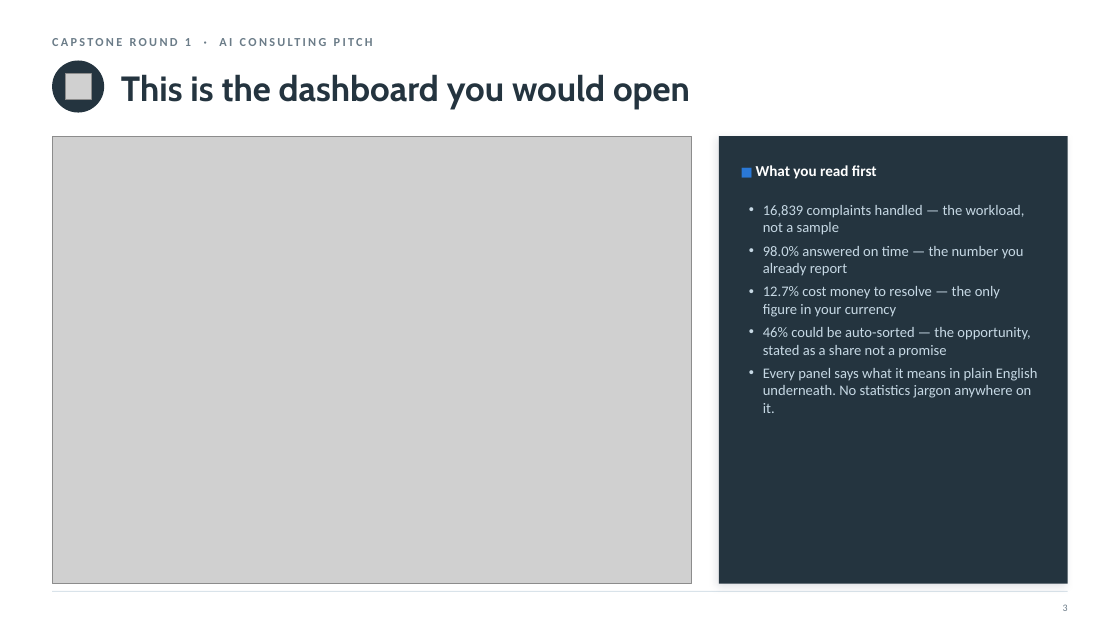
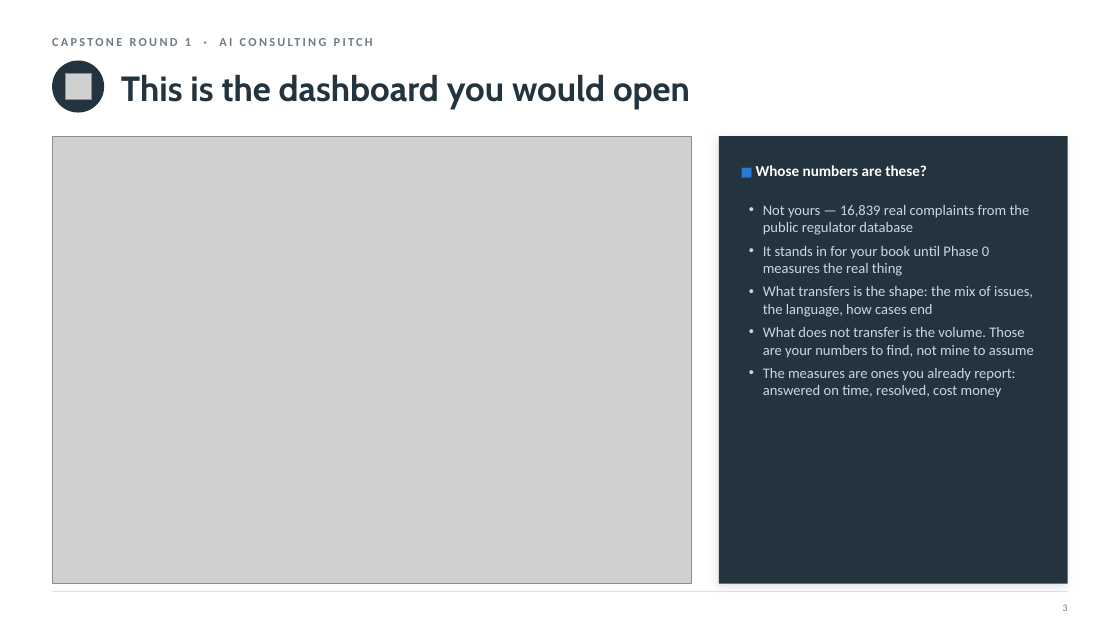
Before and after one commit to nyelugo/PROJECT-Capstone-AI-Consulting, a slide deck: slide 4 of presentation/round1_pitch.pptx. Drawn at 1120x630 pixels with LibreOffice and Linux fonts; fonts in the diff are those of the drawing; grey boxes stand for pictures. Boxes give left, top, right and bottom in pixels: in the first picture for what was removed or moved away, otherwise in the second. Text is boxed around its words. In the diff, an @@ line names an element or a change of style, - is before the commit and + after.

```diff
--- a/presentation/round1_pitch.pptx
+++ b/presentation/round1_pitch.pptx
@@ text at bbox=[756, 165, 927, 176]: text changed @@
-■ What you read first
+■ Whose numbers are these?
@@ text at bbox=[763, 205, 1034, 397]: text changed @@
-• 16,839 complaints handled — the workload, not a sample
-• 98.0% answered on time — the number you already report
-• 12.7% cost money to resolve — the only figure in your currency
-• 46% could be auto-sorted — the opportunity, stated as a share not a promise
-• Every panel says what it means in plain English underneath. No statistics jargon anywhere on it.
+• Not yours — 16,839 real complaints from the public regulator database
+• It stands in for your book until Phase 0 measures the real thing
+• What transfers is the shape: the mix of issues, the language, how cases end
+• What does not transfer is the volume. Those are your numbers to find, not mine to assume
+• The measures are ones you already report: answered on time, resolved, cost money
```
Also in this commit, not shown: 9 other slides changed, 2 other files.
